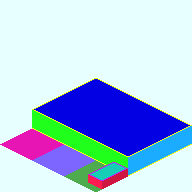
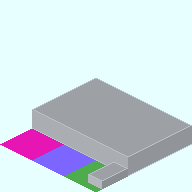
Layers edited between the first and the second 192 x 192 image:
removed group "Admin" (1 layers) over [88, 160, 128, 189]
removed layer "Admin_Wire" from group "Admin" over [88, 160, 128, 189]
removed group "Hunger" (4 layers) over [32, 78, 192, 176]
removed layer "Wall T" from group "Hunger" over [34, 79, 190, 156]
removed layer "Wall S" from group "Hunger" over [32, 80, 190, 175]
removed layer "Wall E" from group "Hunger" over [34, 80, 192, 175]
removed layer "Hunger Wired" from group "Hunger" over [32, 78, 192, 176]
painted on "Base_Plate_3x3.png" over [32, 78, 192, 189]
